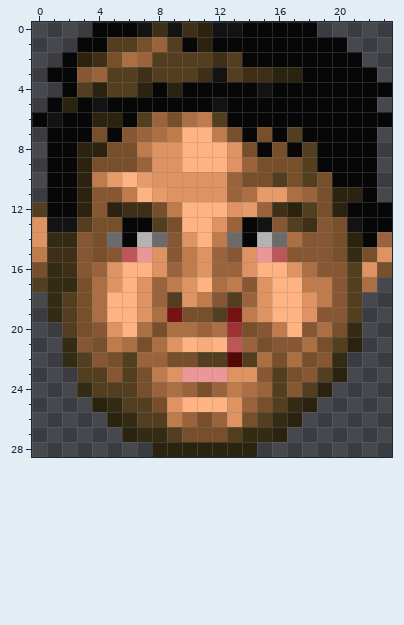
File history of a pixel-art sprite, graphics/stfst12.png. Above: the version before the commit.
The file is 24x29 pixels.
Now the later version:
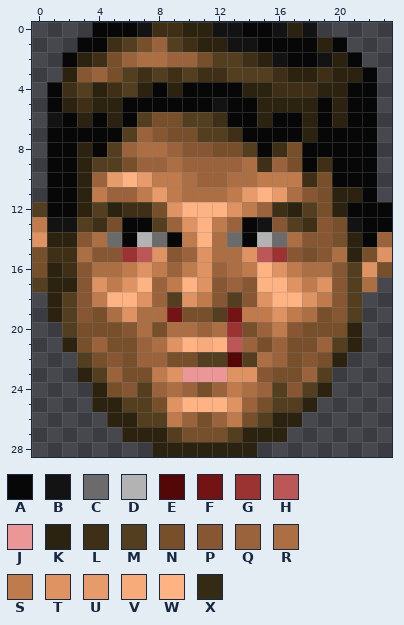
Palette (. is transparent): A #070707  B #131313  C #6b6b6b  D #b3b3b3  E #530707  F #731313  G #9b3333  H #bb5757  J #eb9797  K #2b230f  L #3f2f17  M #533f1f  N #774f2b  P #875733  Q #9b633b  R #ab6f43  S #bf7b4b  T #df9363  U #e79b6b  V #f7ab7b  W #ffb383  X #332b13
The exact change:
Changed rows in their new state; - is an unchanged pixel.
first column x 0:
 0 ---------LK-----BKB-----
 1 -----L----L-KBB----K----
 2 ------QRRQQNM-LKB--BK---
 3 -.K--N---L--L-MML-KLKK--
 4 -AL--L--------KKLLLKK--.
 5 ---LKK---------KKKK-K---
 6 .--KA---N-MML--K--K-K--.
 7 ----A-M-PNNMML-A-AK-----
 8 ----AMQRRQPPNNM-LNA-----
 9 ----MM--QRQQQQRLQ-AL----
10 ----Q---SSRQQRRSSSL-----
11 ----SQQS-SRRRSUW--P-----
12 ----M----T----S---------
13 S---L----QT-S-----------
14 -KK-R----AS-R-----------
15 N--RP-GH--Q-RR-HG-N-RK--
16 -K--RRSTS----RS-TS-R----
17 -KKPTSTW--WTPQ-W-T-T----
18 -K-PS---------P---------
19 -K-PNRTR-------STSRN----
20 ----NNP--------Q-PNN-K--
21 --KNQNNQ--------QNNQ----
22 --.-NPN---------QNPNK---
23 ---K-QN---------N-Q-.---
24 ---.KNPM----------------
25 -----K-----------M------
26 ------K------S--K-------
27 -------KK-----KK--------
Where, in picture pixels (left, top, right, bottom), the same in both pictures:
changed: (32, 22, 392, 442)
